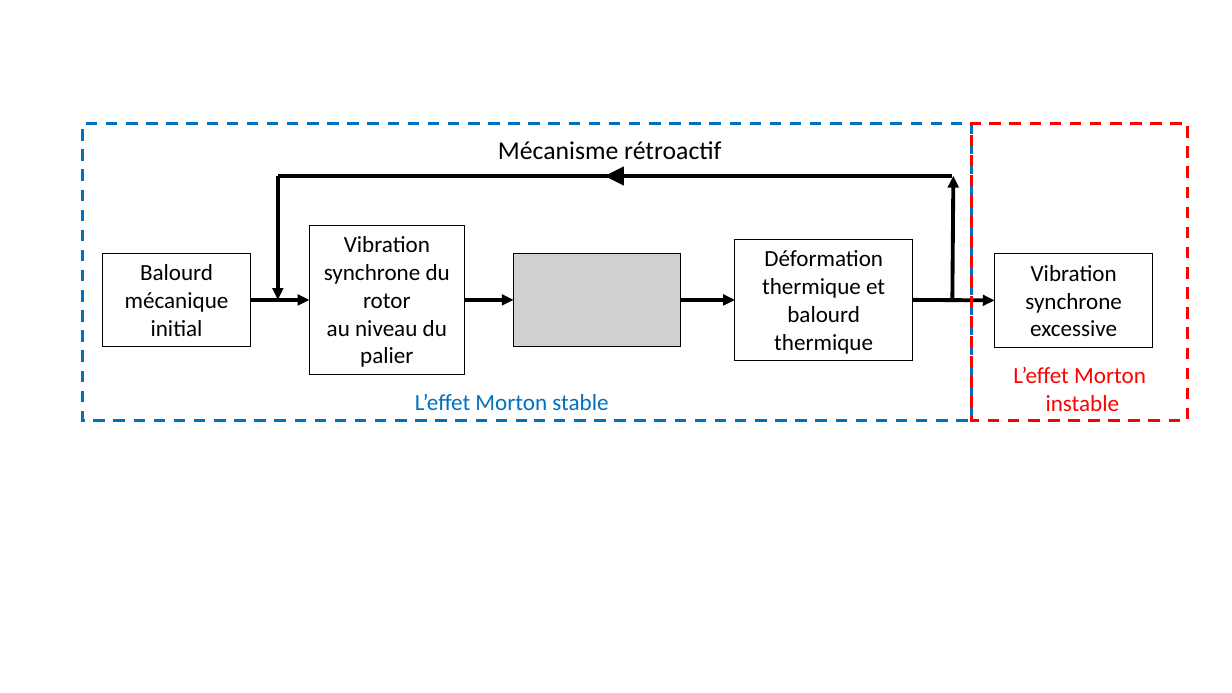
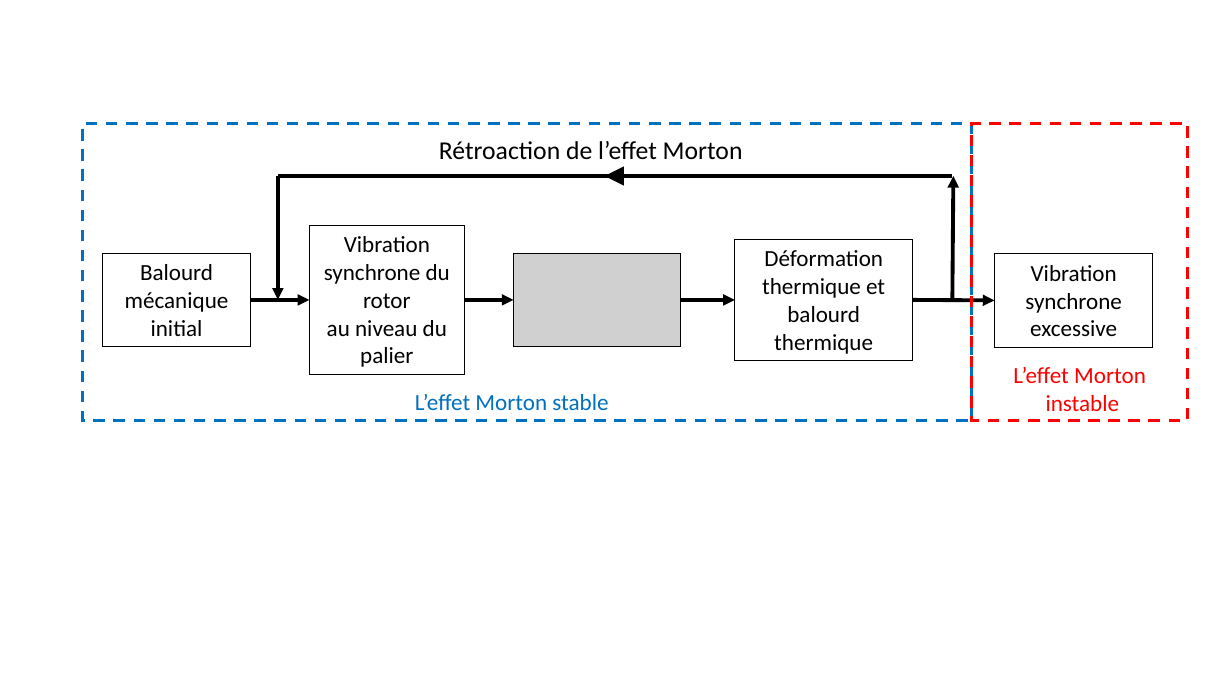
Before and after one commit to SilunZ/TheseME, a slide deck: slide 8 of CH.1 Introduction/Figures/Figures.pptx. Drawn at 1232x693 pixels with LibreOffice and Linux fonts; fonts in the diff are those of the drawing; grey boxes stand for pictures. Boxes give left, top, right and bottom in pixels: in the first picture for what was removed or moved away, otherwise in the second. Text is boxed around its words. In the diff, an @@ line names an element or a change of style, - is before the commit and + after.

```diff
--- a/CH.1 Introduction/Figures/Figures.pptx
+++ b/CH.1 Introduction/Figures/Figures.pptx
@@ text at [439,141,743,159]: text changed @@
-Mécanisme rétroactif
+Rétroaction de l’effet Morton
```
Also in this commit, not shown: 1 other slide changed, 2 other files.
